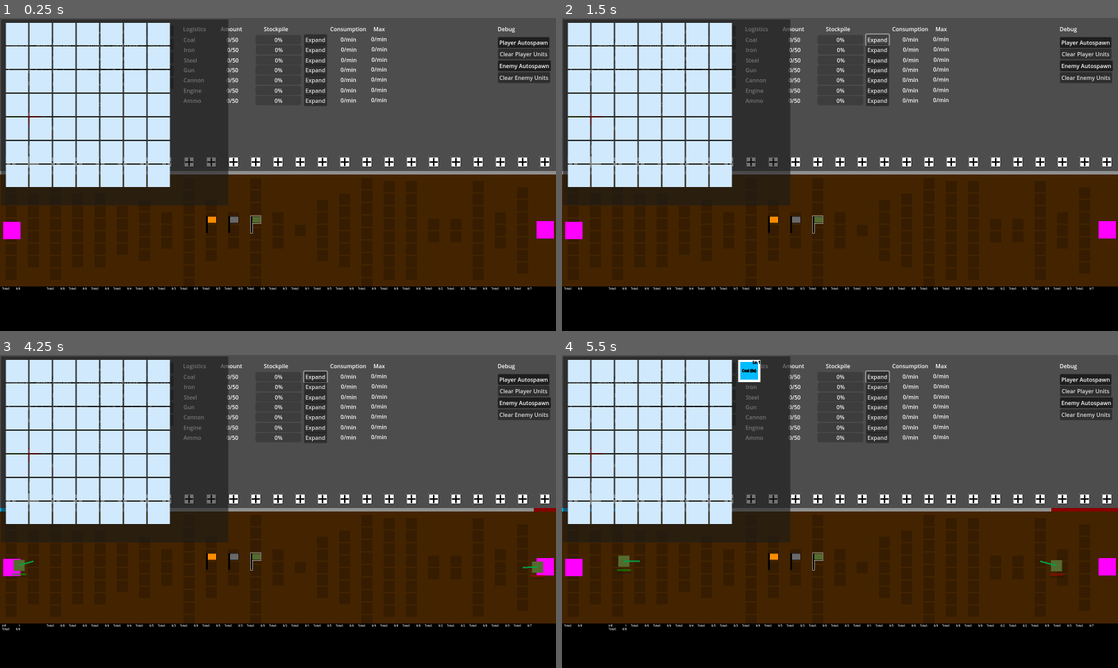
Above: before the commit, frames 1-4 (two rows, left to right).
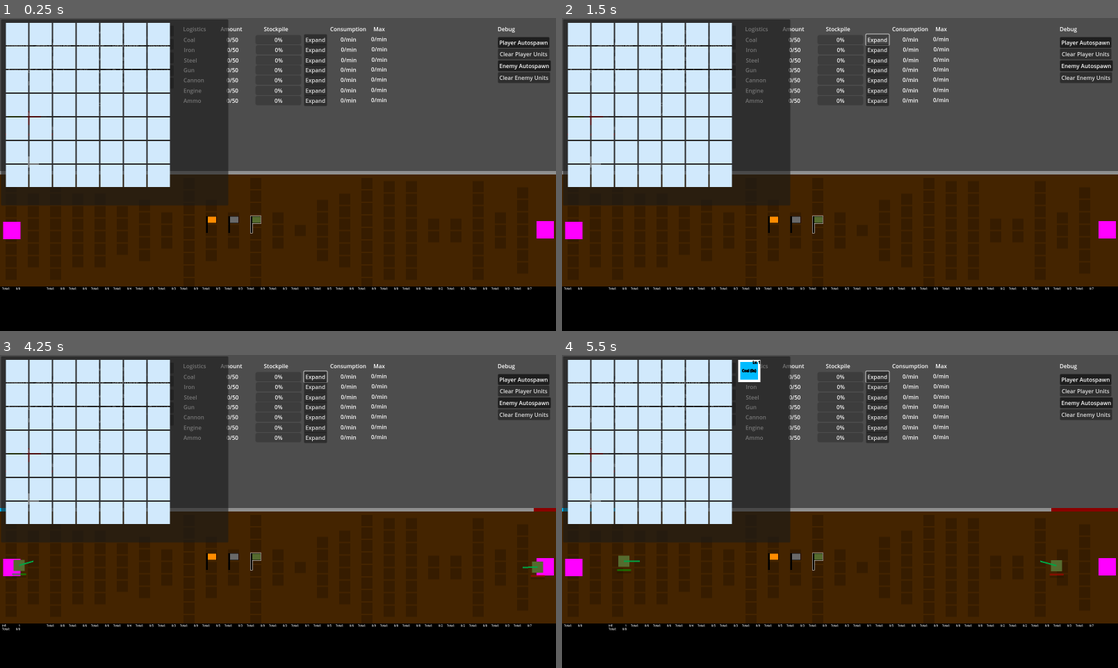
Above: after the commit, the same moments.

Repository: dwlee0802/AttritionWarfare
Game: Godot game, scene res://Scenes/game.tscn
Two runs of this game, one before a commit and one after it. Both use one fixed random seed, a clock stepped at 60 frames per second and the inputs below.
Inputs (mouse positions are in pixels of both pictures, inside the frame that each line leads up to):
- Up to frame 1 (0.25 s): no input
- Up to frame 2 (1.5 s): click (573, 161) at 0.52 s; click "Expand" at 1.25 s
- Up to frame 3 (4.25 s): click "Offensive" at 2 s; click "Defensive" at 2.75 s; click "Retreat" at 3.5 s
- Up to frame 4 (5.5 s): click "Select Marker" at 4.25 s; click "0" at 5 s

The runs differ from the first frame. In frame 1, 1.1% of the frame differs, in the area x 1-99%, y 40-48%; in frame 2, 1.1%; in frame 3, 1.1%; in frame 4, 1.1%.

Commit message:
Improved Build Menu.

Diff:
--- a/build_button_group.tres
+++ b/Misc/build_button_group.tres
@@ -1,4 +1,5 @@
 [gd_resource type="ButtonGroup" format=3 uid="uid://h7t1wd2bnwok"]
 
 [resource]
+resource_local_to_scene = false
 allow_unpress = true
--- /dev/null
+++ b/Scenes/BuildButton.gd
@@ -0,0 +1,14 @@
+extends TextureButton
+class_name BuildButton
+
+static var currentSelected: BuildButton = null
+
+
+# Called when the node enters the scene tree for the first time.
+func _ready():
+	pass # Replace with function body.
+
+
+# Called every frame. 'delta' is the elapsed time since the previous frame.
+func _process(delta):
+	pass
--- a/Scenes/BuildTypeButton.gd
+++ b/Scenes/BuildTypeButton.gd
@@ -7,5 +7,6 @@
 
 
 func _process(delta):
-	# check if this button can be pressed based on available funds and cost
-	pass
+	if Game.playerNation != null:
+		# check if this button can be pressed based on available funds and cost
+		disabled = !Game.playerNation.CheckEnoughFunds(500)
--- a/Scenes/block.tscn
+++ b/Scenes/block.tscn
@@ -1,10 +1,12 @@
-[gd_scene load_steps=10 format=3 uid="uid://ps851n03q6ik"]
+[gd_scene load_steps=12 format=3 uid="uid://ps851n03q6ik"]
 
 [ext_resource type="Script" path="res://Scripts/Block.gd" id="2_568kp"]
 [ext_resource type="Texture2D" uid="uid://bweni00tvg2ju" path="res://Art/32x32_white_square.png" id="2_dmnni"]
 [ext_resource type="Script" path="res://Scripts/IndustryIcons.gd" id="3_57e5e"]
-[ext_resource type="Texture2D" uid="uid://bu5glklx5xfyl" path="res://Art/build_icon.jpg" id="3_wcdb0"]
-[ext_resource type="ButtonGroup" uid="uid://h7t1wd2bnwok" path="res://build_button_group.tres" id="4_3fbij"]
+[ext_resource type="ButtonGroup" uid="uid://h7t1wd2bnwok" path="res://Misc/build_button_group.tres" id="4_3fbij"]
+[ext_resource type="Texture2D" uid="uid://c3kv3gjfg1qnf" path="res://Art/build_button.jpg" id="4_j73oh"]
+[ext_resource type="Texture2D" uid="uid://bwaor8guq4mb" path="res://Art/build_button_pressed.jpg" id="5_1rnr8"]
+[ext_resource type="Script" path="res://Scenes/BuildButton.gd" id="6_3vmh6"]
 [ext_resource type="Script" path="res://Scenes/BuildTypeButton.gd" id="6_ijsgh"]
 [ext_resource type="PackedScene" uid="uid://d3fg8bwdnwgyv" path="res://Scenes/industry_icon.tscn" id="7_gmh5v"]
 
@@ -23,37 +25,10 @@
 offset_top = 352.0
 offset_right = 836.0
 offset_bottom = 852.0
+mouse_filter = 2
 script = ExtResource("2_568kp")
 
-[node name="CaptureStatus" type="ColorRect" parent="."]
-self_modulate = Color(0.560784, 0.560784, 0.560784, 1)
-layout_mode = 1
-anchors_preset = -1
-anchor_right = 1.0
-offset_top = -10.0
-grow_horizontal = 2
-
-[node name="IndustryIcons" type="VBoxContainer" parent="CaptureStatus"]
-layout_mode = 1
-anchors_preset = -1
-anchor_left = 0.5
-anchor_right = 0.5
-offset_bottom = -10.0
-grow_horizontal = 2
-grow_vertical = 0
-mouse_filter = 2
-alignment = 2
-script = ExtResource("3_57e5e")
-
-[node name="BuildButton" type="TextureButton" parent="CaptureStatus/IndustryIcons"]
-custom_minimum_size = Vector2(32, 32)
-layout_mode = 2
-toggle_mode = true
-button_group = ExtResource("4_3fbij")
-texture_normal = ExtResource("3_wcdb0")
-
-[node name="TypeButtons" type="Control" parent="CaptureStatus/IndustryIcons/BuildButton"]
-visible = false
+[node name="GroundTexture" type="VBoxContainer" parent="."]
 layout_mode = 1
 anchors_preset = 15
 anchor_right = 1.0
@@ -61,153 +36,6 @@
 grow_horizontal = 2
 grow_vertical = 2
 mouse_filter = 2
-
-[node name="IndustryButton" type="Button" parent="CaptureStatus/IndustryIcons/BuildButton/TypeButtons"]
-custom_minimum_size = Vector2(76, 0)
-layout_mode = 1
-anchors_preset = -1
-anchor_left = 1.0
-anchor_top = 0.5
-anchor_right = 1.0
-anchor_bottom = 0.5
-offset_top = -11.0
-offset_right = 76.0
-offset_bottom = 11.0
-grow_vertical = 2
-theme_override_font_sizes/font_size = 10
-text = "Industry"
-
-[node name="InfrastructureButton" type="Button" parent="CaptureStatus/IndustryIcons/BuildButton/TypeButtons"]
-layout_mode = 1
-anchors_preset = -1
-anchor_top = 0.5
-anchor_bottom = 0.5
-offset_left = -76.0
-offset_top = -11.0
-offset_bottom = 11.0
-grow_horizontal = 0
-grow_vertical = 2
-theme_override_font_sizes/font_size = 10
-text = "Infrastructure"
-
-[node name="BuildOptions" type="Control" parent="CaptureStatus/IndustryIcons/BuildButton"]
-layout_mode = 1
-anchors_preset = 15
-anchor_right = 1.0
-anchor_bottom = 1.0
-grow_horizontal = 2
-grow_vertical = 2
-mouse_filter = 2
-
-[node name="Industry" type="VBoxContainer" parent="CaptureStatus/IndustryIcons/BuildButton/BuildOptions"]
-visible = false
-layout_mode = 1
-anchors_preset = -1
-anchor_left = 1.0
-anchor_top = 0.5
-anchor_right = 1.0
-anchor_bottom = 0.5
-offset_top = -20.0
-offset_right = 40.0
-offset_bottom = 20.0
-grow_vertical = 2
-alignment = 1
-
-[node name="CoalButton" type="Button" parent="CaptureStatus/IndustryIcons/BuildButton/BuildOptions/Industry"]
-layout_mode = 2
-theme_override_font_sizes/font_size = 10
-text = "Coal Mine"
-script = ExtResource("6_ijsgh")
-goodType = 0
-
-[node name="IronButton" type="Button" parent="CaptureStatus/IndustryIcons/BuildButton/BuildOptions/Industry"]
-layout_mode = 2
-theme_override_font_sizes/font_size = 10
-text = "Iron Mine"
-script = ExtResource("6_ijsgh")
-goodType = 1
-
-[node name="SteelButton" type="Button" parent="CaptureStatus/IndustryIcons/BuildButton/BuildOptions/Industry"]
-layout_mode = 2
-theme_override_font_sizes/font_size = 10
-text = "Steel Mill"
-script = ExtResource("6_ijsgh")
-goodType = 2
-
-[node name="GunButton" type="Button" parent="CaptureStatus/IndustryIcons/BuildButton/BuildOptions/Industry"]
-layout_mode = 2
-theme_override_font_sizes/font_size = 10
-text = "Gun"
-script = ExtResource("6_ijsgh")
-goodType = 3
-
-[node name="CannonButton" type="Button" parent="CaptureStatus/IndustryIcons/BuildButton/BuildOptions/Industry"]
-layout_mode = 2
-theme_override_font_sizes/font_size = 10
-text = "Cannon"
-script = ExtResource("6_ijsgh")
-goodType = 4
-
-[node name="EngineButton" type="Button" parent="CaptureStatus/IndustryIcons/BuildButton/BuildOptions/Industry"]
-layout_mode = 2
-theme_override_font_sizes/font_size = 10
-text = "Engine"
-script = ExtResource("6_ijsgh")
-goodType = 5
-
-[node name="AmmoButton" type="Button" parent="CaptureStatus/IndustryIcons/BuildButton/BuildOptions/Industry"]
-layout_mode = 2
-theme_override_font_sizes/font_size = 10
-text = "Ammo"
-script = ExtResource("6_ijsgh")
-goodType = 6
-
-[node name="Infrastructure" type="VBoxContainer" parent="CaptureStatus/IndustryIcons/BuildButton/BuildOptions"]
-visible = false
-layout_mode = 1
-anchors_preset = -1
-anchor_top = 0.5
-anchor_bottom = 0.5
-offset_left = -56.0
-offset_top = -37.0
-offset_bottom = 37.0
-grow_horizontal = 0
-grow_vertical = 2
-alignment = 1
-
-[node name="RoadButton" type="Button" parent="CaptureStatus/IndustryIcons/BuildButton/BuildOptions/Infrastructure"]
-layout_mode = 2
-theme_override_font_sizes/font_size = 10
-text = "Road"
-script = ExtResource("6_ijsgh")
-infraType = 0
-
-[node name="BridgeButton" type="Button" parent="CaptureStatus/IndustryIcons/BuildButton/BuildOptions/Infrastructure"]
-layout_mode = 2
-theme_override_font_sizes/font_size = 10
-text = "Bridge"
-script = ExtResource("6_ijsgh")
-infraType = 1
-
-[node name="InfraIcon" parent="CaptureStatus/IndustryIcons" instance=ExtResource("7_gmh5v")]
-visible = false
-layout_mode = 2
-
-[node name="InfraIcon2" parent="CaptureStatus/IndustryIcons" instance=ExtResource("7_gmh5v")]
-visible = false
-layout_mode = 2
-
-[node name="IndustryIcon" parent="CaptureStatus/IndustryIcons" instance=ExtResource("7_gmh5v")]
-visible = false
-layout_mode = 2
-
-[node name="GroundTexture" type="VBoxContainer" parent="."]
-layout_mode = 1
-anchors_preset = 15
-anchor_right = 1.0
-anchor_bottom = 1.0
-grow_horizontal = 2
-grow_vertical = 2
 theme_override_constants/separation = 0
 alignment = 2
 
@@ -215,6 +43,7 @@
 self_modulate = Color(0.266667, 0.141176, 0, 1)
 layout_mode = 2
 size_flags_vertical = 3
+mouse_filter = 2
 texture = ExtResource("2_dmnni")
 expand_mode = 4
 
@@ -228,6 +57,7 @@
 anchor_bottom = 0.5
 grow_horizontal = 2
 grow_vertical = 2
+mouse_filter = 2
 
 [node name="Area2D" type="Area2D" parent="GroundTexture/SurfaceTexture/DetectionArea"]
 collision_layer = 4
@@ -254,6 +84,7 @@
 offset_top = 10.0
 offset_right = -10.0
 offset_bottom = -10.0
+mouse_filter = 2
 alignment = 1
 
 [node name="SideTexture" type="TextureRect" parent="GroundTexture"]
@@ -286,6 +117,183 @@
 scroll_active = false
 autowrap_mode = 1
 
+[node name="CaptureStatus" type="ColorRect" parent="."]
+self_modulate = Color(0.560784, 0.560784, 0.560784, 1)
+layout_mode = 1
+anchors_preset = -1
+anchor_right = 1.0
+offset_top = -10.0
+grow_horizontal = 2
+mouse_filter = 2
+
+[node name="IndustryIcons" type="VBoxContainer" parent="CaptureStatus"]
+layout_mode = 1
+anchors_preset = -1
+anchor_left = 0.5
+anchor_right = 0.5
+offset_bottom = -10.0
+grow_horizontal = 2
+grow_vertical = 0
+mouse_filter = 2
+alignment = 2
+script = ExtResource("3_57e5e")
+
+[node name="BuildButton" type="TextureButton" parent="CaptureStatus/IndustryIcons"]
+custom_minimum_size = Vector2(32, 32)
+layout_mode = 2
+toggle_mode = true
+button_group = ExtResource("4_3fbij")
+texture_normal = ExtResource("4_j73oh")
+texture_pressed = ExtResource("5_1rnr8")
+script = ExtResource("6_3vmh6")
+
+[node name="TypeButtons" type="Control" parent="CaptureStatus/IndustryIcons/BuildButton"]
+layout_mode = 1
+anchors_preset = 15
+anchor_right = 1.0
+anchor_bottom = 1.0
+grow_horizontal = 2
+grow_vertical = 2
+mouse_filter = 2
+
+[node name="IndustryButton" type="Button" parent="CaptureStatus/IndustryIcons/BuildButton/TypeButtons"]
+custom_minimum_size = Vector2(76, 0)
+layout_mode = 1
+anchors_preset = -1
+anchor_left = 1.0
+anchor_top = 0.5
+anchor_right = 1.0
+anchor_bottom = 0.5
+offset_top = -11.0
+offset_right = 76.0
+offset_bottom = 11.0
+grow_vertical = 2
+theme_override_font_sizes/font_size = 10
+text = "Industry"
+
+[node name="InfrastructureButton" type="Button" parent="CaptureStatus/IndustryIcons/BuildButton/TypeButtons"]
+layout_mode = 1
+anchors_preset = -1
+anchor_top = 0.5
+anchor_bottom = 0.5
+offset_left = -76.0
+offset_top = -11.0
+offset_bottom = 11.0
+grow_horizontal = 0
+grow_vertical = 2
+theme_override_font_sizes/font_size = 10
+text = "Infrastructure"
+
+[node name="BuildOptions" type="Control" parent="CaptureStatus/IndustryIcons/BuildButton"]
+layout_mode = 1
+anchors_preset = 15
+anchor_right = 1.0
+anchor_bottom = 1.0
+grow_horizontal = 2
+grow_vertical = 2
+mouse_filter = 2
+
+[node name="Industry" type="VBoxContainer" parent="CaptureStatus/IndustryIcons/BuildButton/BuildOptions"]
+layout_mode = 1
+anchors_preset = -1
+anchor_left = 1.0
+anchor_top = 0.5
+anchor_right = 1.0
+anchor_bottom = 0.5
+offset_top = -20.0
+offset_right = 40.0
+offset_bottom = 20.0
+grow_vertical = 0
+alignment = 1
+
+[node name="CoalButton" type="Button" parent="CaptureStatus/IndustryIcons/BuildButton/BuildOptions/Industry"]
+layout_mode = 2
+theme_override_font_sizes/font_size = 10
+text = "Coal Mine"
+script = ExtResource("6_ijsgh")
+goodType = 0
+
+[node name="IronButton" type="Button" parent="CaptureStatus/IndustryIcons/BuildButton/BuildOptions/Industry"]
+layout_mode = 2
+theme_override_font_sizes/font_size = 10
+text = "Iron Mine"
+script = ExtResource("6_ijsgh")
+goodType = 1
+
+[node name="SteelButton" type="Button" parent="CaptureStatus/IndustryIcons/BuildButton/BuildOptions/Industry"]
+layout_mode = 2
+theme_override_font_sizes/font_size = 10
+text = "Steel Mill"
+script = ExtResource("6_ijsgh")
+goodType = 2
+
+[node name="GunButton" type="Button" parent="CaptureStatus/IndustryIcons/BuildButton/BuildOptions/Industry"]
+layout_mode = 2
+theme_override_font_sizes/font_size = 10
+text = "Gun"
+script = ExtResource("6_ijsgh")
+goodType = 3
+
+[node name="CannonButton" type="Button" parent="CaptureStatus/IndustryIcons/BuildButton/BuildOptions/Industry"]
+layout_mode = 2
+theme_override_font_sizes/font_size = 10
+text = "Cannon"
+script = ExtResource("6_ijsgh")
+goodType = 4
+
+[node name="EngineButton" type="Button" parent="CaptureStatus/IndustryIcons/BuildButton/BuildOptions/Industry"]
+layout_mode = 2
+theme_override_font_sizes/font_size = 10
+text = "Engine"
+script = ExtResource("6_ijsgh")
+goodType = 5
+
+[node name="AmmoButton" type="Button" parent="CaptureStatus/IndustryIcons/BuildButton/BuildOptions/Industry"]
+layout_mode = 2
+theme_override_font_sizes/font_size = 10
+text = "Ammo"
+script = ExtResource("6_ijsgh")
+goodType = 6
+
+[node name="Infrastructure" type="VBoxContainer" parent="CaptureStatus/IndustryIcons/BuildButton/BuildOptions"]
+visible = false
+layout_mode = 1
+anchors_preset = -1
+anchor_top = 0.5
+anchor_bottom = 0.5
+offset_left = -56.0
+offset_top = -37.0
+offset_bottom = 37.0
+grow_horizontal = 0
+grow_vertical = 0
+alignment = 1
+
+[node name="RoadButton" type="Button" parent="CaptureStatus/IndustryIcons/BuildButton/BuildOptions/Infrastructure"]
+layout_mode = 2
+theme_override_font_sizes/font_size = 10
+text = "Road"
+script = ExtResource("6_ijsgh")
+infraType = 0
+
+[node name="BridgeButton" type="Button" parent="CaptureStatus/IndustryIcons/BuildButton/BuildOptions/Infrastructure"]
+layout_mode = 2
+theme_override_font_sizes/font_size = 10
+text = "Bridge"
+script = ExtResource("6_ijsgh")
+infraType = 1
+
+[node name="InfraIcon" parent="CaptureStatus/IndustryIcons" instance=ExtResource("7_gmh5v")]
+visible = false
+layout_mode = 2
+
+[node name="InfraIcon2" parent="CaptureStatus/IndustryIcons" instance=ExtResource("7_gmh5v")]
+visible = false
+layout_mode = 2
+
+[node name="IndustryIcon" parent="CaptureStatus/IndustryIcons" instance=ExtResource("7_gmh5v")]
+visible = false
+layout_mode = 2
+
 [node name="DebugLabel" type="Label" parent="."]
 visible = false
 custom_minimum_size = Vector2(64, 64)
--- a/Scripts/Block.gd
+++ b/Scripts/Block.gd
@@ -34,6 +34,8 @@
 @onready var captureStatusTexture : ColorRect = $CaptureStatus
 var captureState: Enums.BlockState = Enums.BlockState.Neutral
 
+@onready var buildButton = $CaptureStatus/IndustryIcons/BuildButton
+
 # assume only one industry per block and two infrastructure
 @onready var infraIcon1 = $CaptureStatus/IndustryIcons/InfraIcon
 @onready var infraIcon2 = $CaptureStatus/IndustryIcons/InfraIcon2
@@ -64,6 +66,20 @@
 
 	UpdateCaptureStatus()
 	UpdateIndustryIcon()
+
+
+	# need to disable other build buttons when one is pressed
+	var pressedButton = buildButton.button_group.get_pressed_button()
+	if pressedButton != null:
+		if pressedButton != buildButton:
+			buildButton.visible = false
+		else:
+			buildButton.visible = true
+	else:
+		if ConstructionTab.isBuildMode and captureState == Enums.BlockState.Player:
+			buildButton.visible = true
+		else:
+			buildButton.visible = false
 
 
 func UpdateContentsLabel():
@@ -197,8 +213,13 @@
 func BuildIndustry(type: Enums.GoodType):
 	# need to remove industry first to build new one!
 	if industry != null or industryBlock != null:
-		print("ERROR! Trying to build new industry in already occupied Block.")
-		return
+		if industry.productionType != type:
+			print("ERROR! Trying to build new industry in already occupied Block.")
+			return
+		else:
+			industry.level += 1
+			print("Increased level.")
+			return
 
 	industry = Industry.new(load(Enums.GoodTypeToDataPath(type)))
 	add_child(industry)
--- a/Scripts/IndustryIcons.gd
+++ b/Scripts/IndustryIcons.gd
@@ -1,4 +1,7 @@
 extends VBoxContainer
+class_name IndustryIcons
+
+@onready var buildButton = $BuildButton
 
 @onready var typeButtons = $BuildButton/TypeButtons
 
@@ -17,13 +20,12 @@
 
 # Called every frame. 'delta' is the elapsed time since the previous frame.
 func _process(delta):
-	pass
+	if buildButton.button_pressed == false:
+		Reset()
 
 
 func _on_build_button_toggled(toggled_on):
 	typeButtons.visible = toggled_on
-	if toggled_on == false:
-		Reset()
 
 
 func _on_type_button_pressed(is_industry):
@@ -36,7 +38,7 @@
 
 
 func Reset():
-	$BuildButton.button_pressed = false
+	buildButton.button_pressed = false
 	typeButtons.visible = false
 	industryButtons.visible = false
 	infraButtons.visible = false
--- a/Scripts/Nation.gd
+++ b/Scripts/Nation.gd
@@ -114,3 +114,13 @@
 
 	if resources[type] > stockMax[type]:
 		resources[type] = stockMax[type]
+
+
+func CheckEnoughFunds(amount):
+	return amount <= funds
+
+
+func ChangeFunds(amount: int = 0):
+	funds += amount
+	if funds < 0:
+		funds = 0
Binary file added: Art/build_button.jpg
Not shown, added: Art/build_button.jpg.import
Binary file added: Art/build_button_pressed.jpg
Not shown, changed: Art/build_button_pressed.jpg.import
Binary file removed: Art/build_icon.jpg
Not shown, added: Art/original_art_file.show
